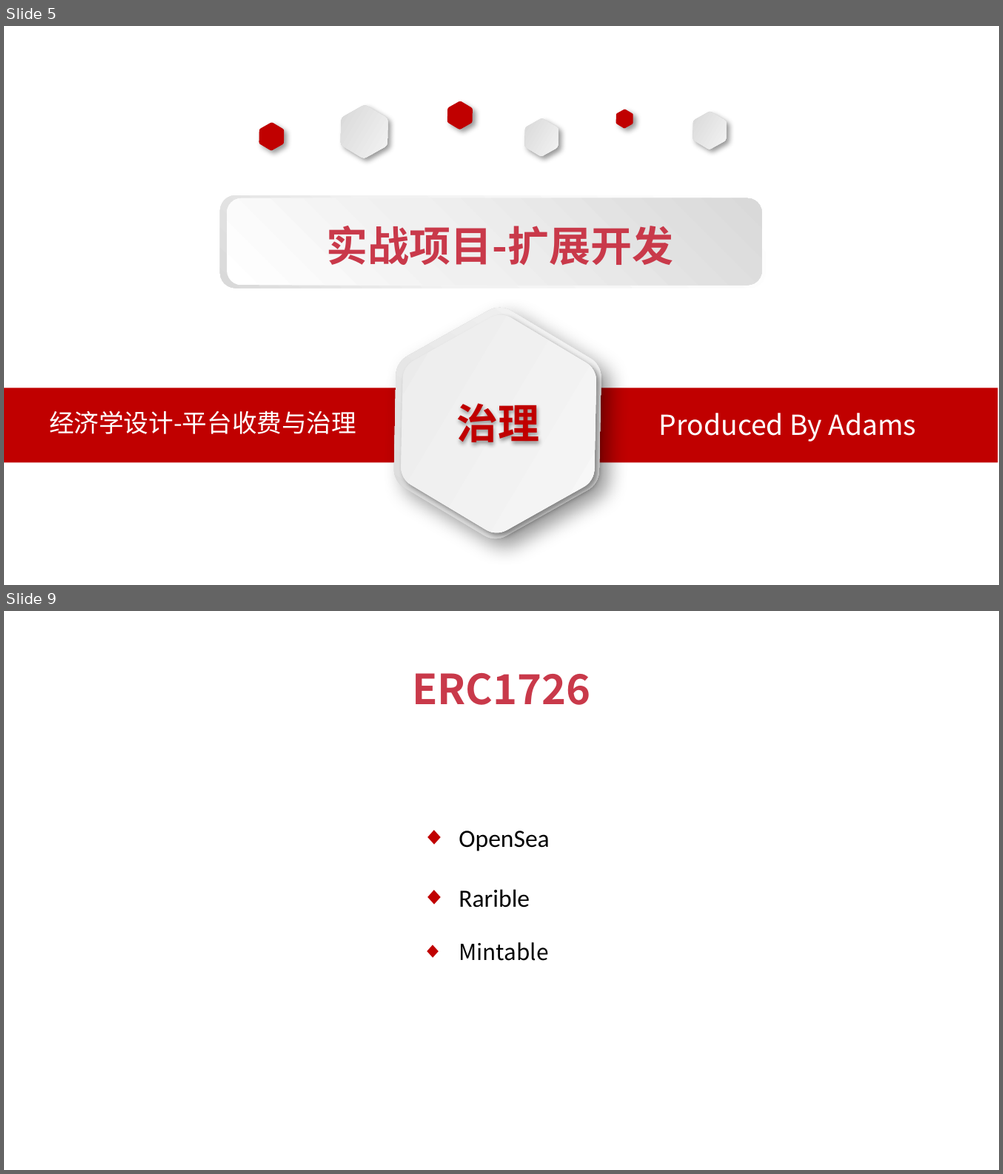
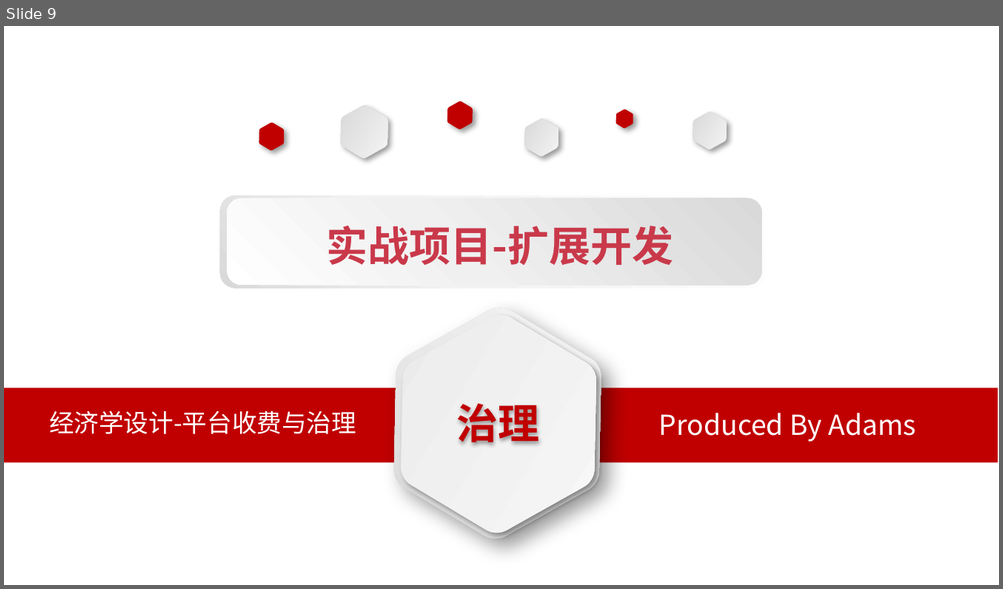
Before and after one commit to baiyuqi/course-solidity-teacher, a slide deck: document/ppt/ch9-扩展开发/2-经济学设计-Loyalty支持.pptx. Shown one above the other, each under a label of ours: slides 5 and 9 before the commit, slide 9 after it; the slides between them are not shown. The pictures are 1003x1174 and 1003x589 pixels, drawn with LibreOffice and Linux fonts; fonts in the diff are those of the drawing. Boxes give left, top, right and bottom in pixels: in the first picture for what was removed or moved away, otherwise in the second. Text is boxed around its words. In the diff, an @@ line names an element or a change of style, - is before the commit and + after.

```diff
--- a/document/ppt/ch9-扩展开发/2-经济学设计-Loyalty支持.pptx
+++ b/document/ppt/ch9-扩展开发/2-经济学设计-Loyalty支持.pptx
@@ slide 9 removed at bbox=[4, 611, 999, 1170], background #FFFFFF @@
@@ text removed at bbox=[412, 673, 590, 705] @@
-ERC1726
@@ text removed at bbox=[458, 831, 549, 961] @@
-◆ OpenSea
-◆ Rarible
-◆ Mintable
@@ what was slide 5 is now slide 9 @@
```
Also in this commit, not shown: 3 slides changed, 8 slides added, 3 other slides removed, 54 other files.
